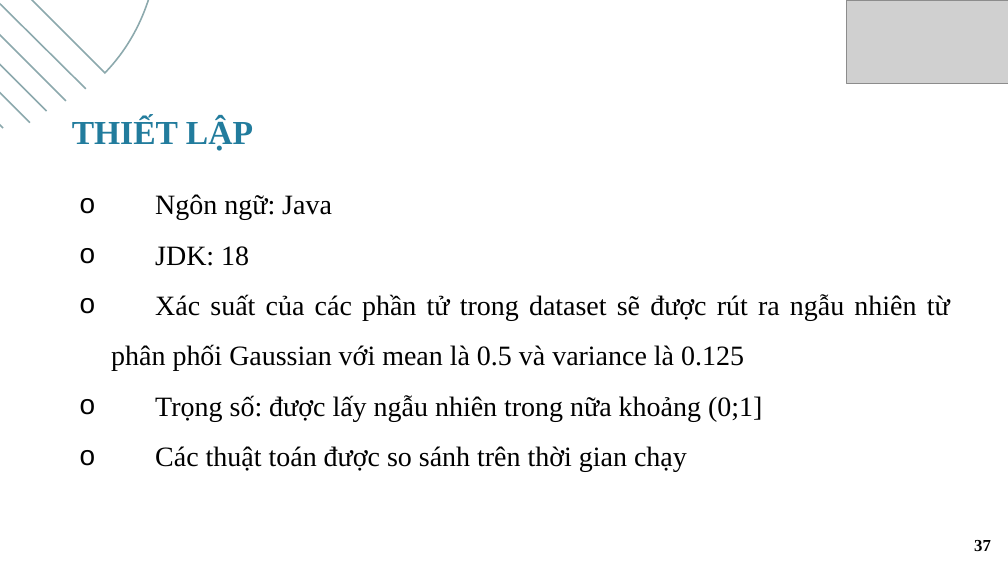
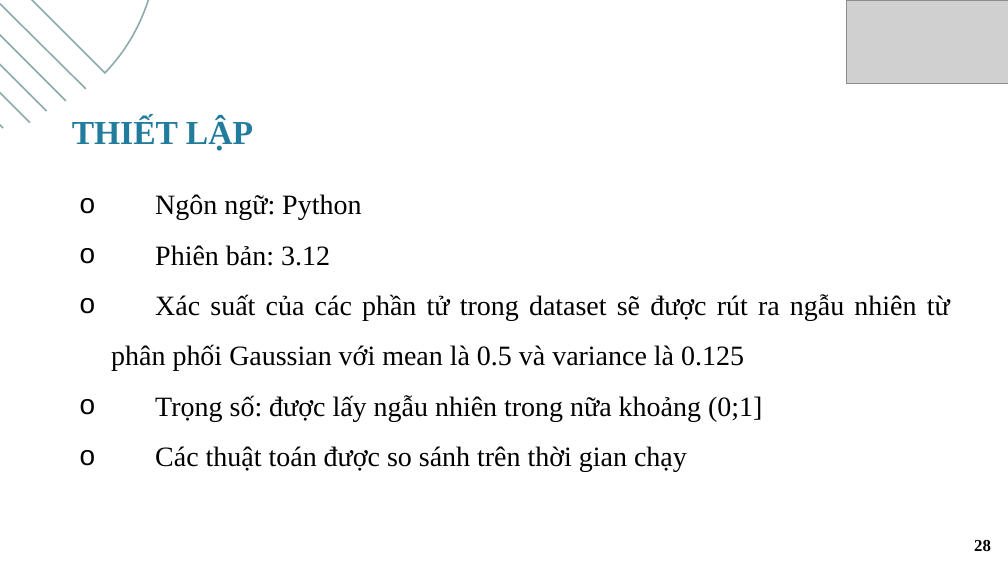
Before and after one commit to AceGnuh/khoa-luan, a slide deck: slide 28 of report/CD.8_NguyenChiThien_52000052.pptx (slide 37 before the commit). Drawn at 1008x567 pixels with LibreOffice and Linux fonts; fonts in the diff are those of the drawing; grey boxes stand for pictures. Boxes give left, top, right and bottom in pixels: in the first picture for what was removed or moved away, otherwise in the second. Text is boxed around its words. In the diff, an @@ line names an element or a change of style, - is before the commit and + after.

```diff
--- a/report/CD.8_NguyenChiThien_52000052.pptx
+++ b/report/CD.8_NguyenChiThien_52000052.pptx
@@ text at (155,194,361,266): text changed @@
-  o Ngôn ngữ: Java
-  o JDK: 18
+  o Ngôn ngữ: Python
+  o Phiên bản: 3.12
@@ page number at (974,540,991,551): text changed @@
-37
+28
```
Also in this commit, not shown: 6 other slides changed, 4 slides added, 15 slides removed.
